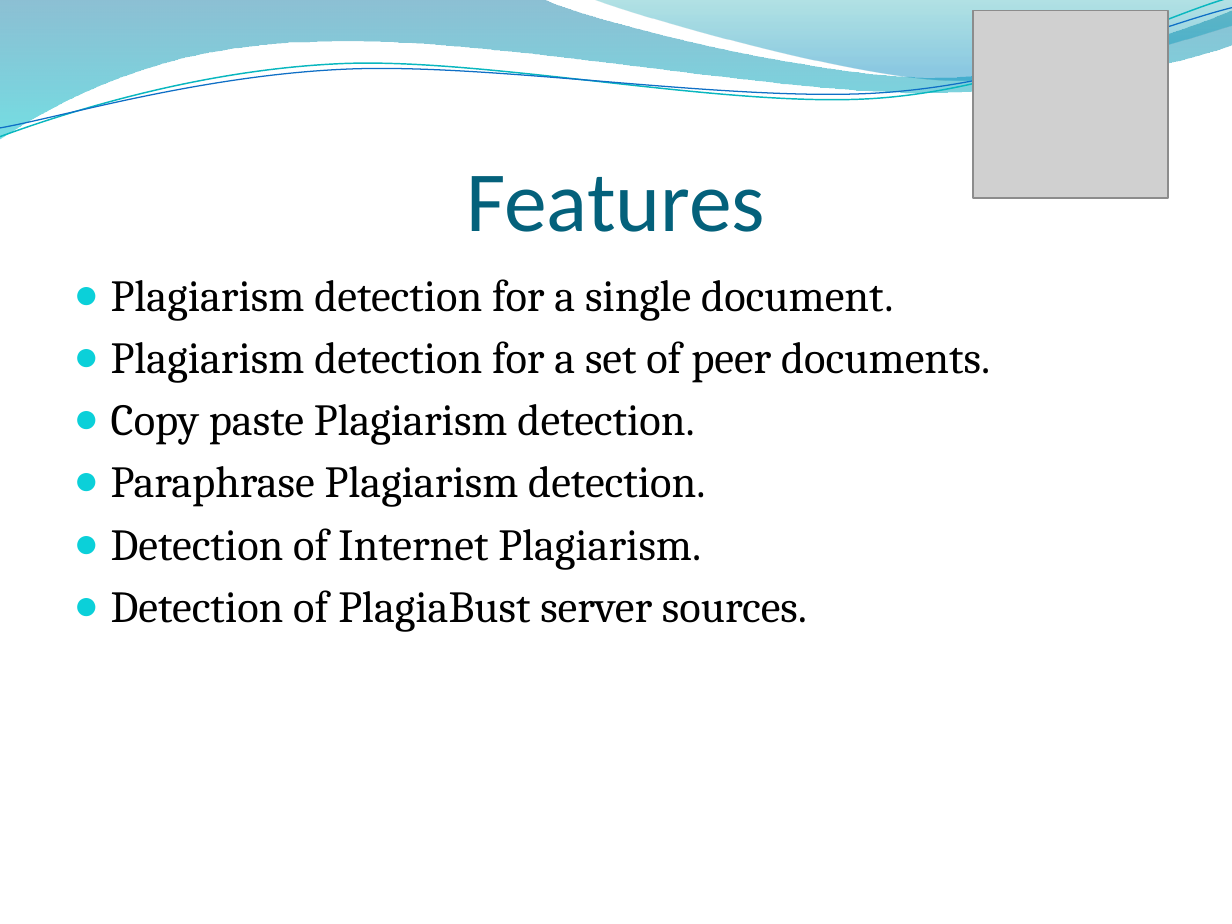
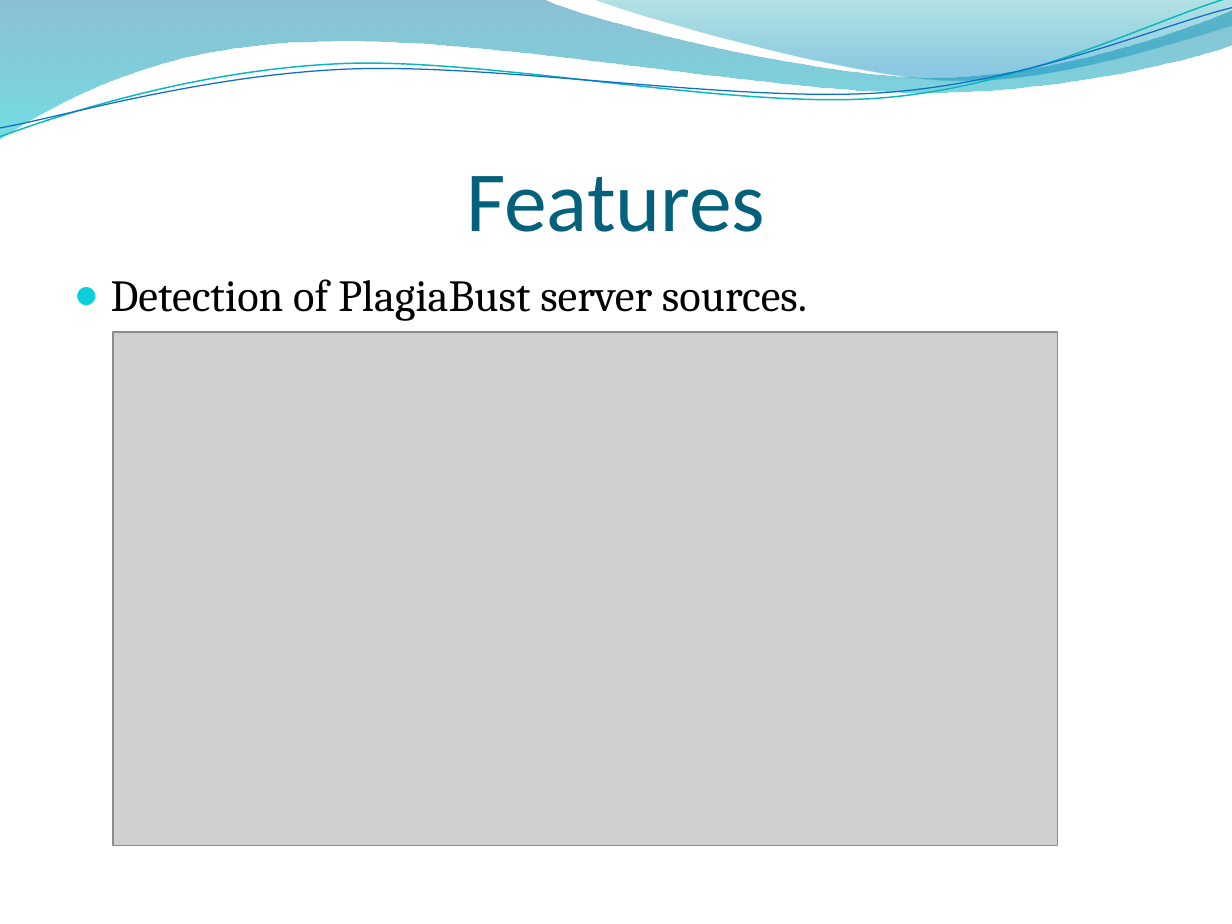
Before and after one commit to RizwanSaeedi/project-plagiabust, a slide deck: slide 9 of project docs/Final Presentation.pptx (slide 6 before the commit). Drawn at 1232x924 pixels with LibreOffice and Linux fonts; fonts in the diff are those of the drawing; grey boxes stand for pictures; background and template pictures are left out. Boxes give left, top, right and bottom in pixels: in the first picture for what was removed or moved away, otherwise in the second. Text is boxed around its words. In the diff, an @@ line names an element or a change of style, - is before the commit and + after.

```diff
--- a/project docs/Final Presentation.pptx
+++ b/project docs/Final Presentation.pptx
@@ picture removed at <box>973,10,1168,197</box> @@
@@ text at <box>111,279,990,570</box>: paragraphs removed @@
-● Plagiarism detection for a single document.
-● Plagiarism detection for a set of peer documents.
-● Copy paste Plagiarism detection.
-● Paraphrase Plagiarism detection.
-● Detection of Internet Plagiarism.
@@ picture added at <box>113,333,1058,846</box> @@
```
Also in this commit, not shown: 24 other slides changed, 14 slides added, 8 slides removed.
